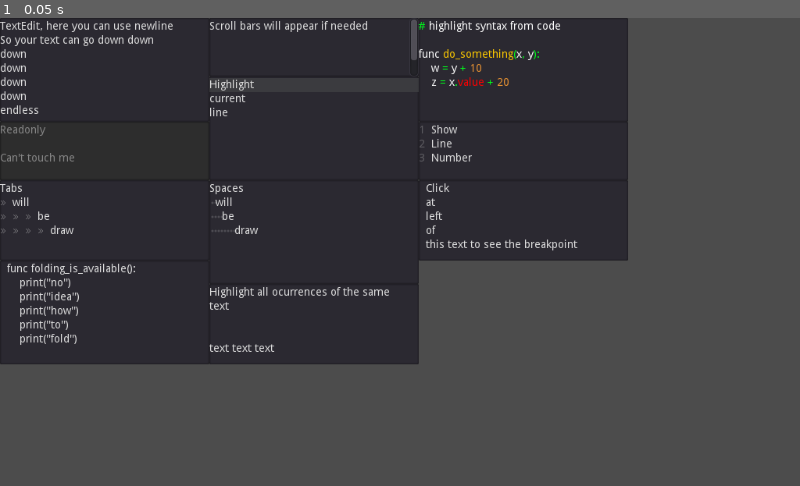
Above: before the commit, frame 1.
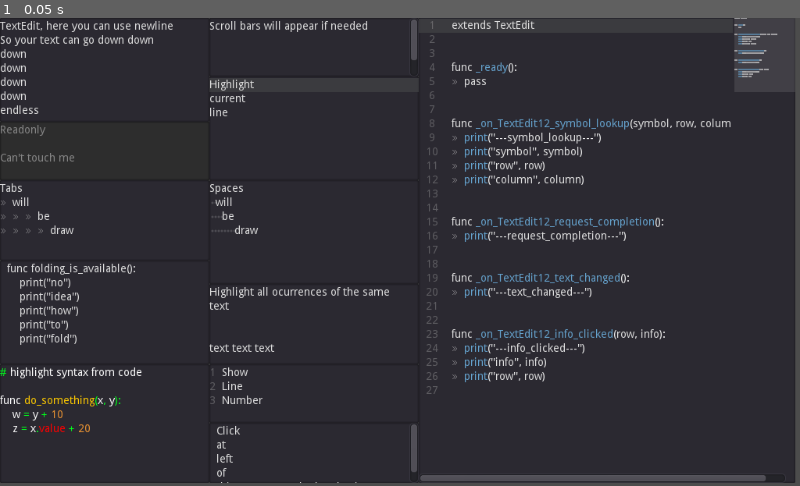
Above: after the commit, the same moment.

Repository: thiagola92/learning-godot
Game: Godot game, scene res://scene/textedit/TextEdit.tscn
The game is run twice, just before and just after one commit, with the same random seed, the same clock (stepped at 60 frames per second) and the same inputs. The project has no main scene, so this scene is started directly.
Inputs:
- Up to frame 1 (0.05 s): no input

The runs differ from the first frame. In frame 1, 46% of the frame differs, in the area x 0-100%, y 0-100%.

Commit message:
Test texteditor

Diff:
--- a/UI/scene/textedit/TextEdit.tscn
+++ b/UI/scene/textedit/TextEdit.tscn
@@ -1,4 +1,6 @@
-[gd_scene format=2]
+[gd_scene load_steps=2 format=2]
+
+[ext_resource path="res://scene/textedit/TextEdit12.gd" type="Script" id=1]
 
 [node name="Node2D" type="Node2D"]
 
@@ -47,10 +49,10 @@
 }
 
 [node name="TextEdit9" type="TextEdit" parent="."]
-margin_left = 536.0
-margin_top = 208.0
-margin_right = 804.0
-margin_bottom = 311.0
+margin_left = 268.0
+margin_top = 519.0
+margin_right = 536.0
+margin_bottom = 596.0
 text = "Click
 at
 left
@@ -89,10 +91,10 @@
 }
 
 [node name="TextEdit6" type="TextEdit" parent="."]
-margin_left = 536.0
-margin_top = 133.0
-margin_right = 804.0
-margin_bottom = 208.0
+margin_left = 268.0
+margin_top = 444.0
+margin_right = 536.0
+margin_bottom = 519.0
 text = "Show
 Line
 Number"
@@ -102,9 +104,9 @@
 }
 
 [node name="TextEdit5" type="TextEdit" parent="."]
-margin_left = 536.0
-margin_right = 804.0
-margin_bottom = 133.0
+margin_top = 444.0
+margin_right = 268.0
+margin_bottom = 596.0
 custom_colors/member_variable_color = Color( 1, 0, 0, 1 )
 custom_colors/code_folding_color = Color( 1, 0.376471, 0, 1 )
 custom_colors/function_color = Color( 1, 0.796078, 0, 1 )
@@ -166,3 +168,54 @@
 __meta__ = {
 "_edit_use_anchors_": false
 }
+
+[node name="TextEdit12" type="TextEdit" parent="."]
+margin_left = 536.0
+margin_top = -1.0
+margin_right = 1018.0
+margin_bottom = 596.0
+text = "extends TextEdit
+
+
+func _ready():
+	pass
+
+
+func _on_TextEdit12_symbol_lookup(symbol, row, column):
+	print(\"---symbol_lookup---\")
+	print(\"symbol\", symbol)
+	print(\"row\", row)
+	print(\"column\", column)
+
+
+func _on_TextEdit12_request_completion():
+	print(\"---request_completion---\")
+
+
+func _on_TextEdit12_text_changed():
+	print(\"---text_changed---\")
+
+
+func _on_TextEdit12_info_clicked(row, info):
+	print(\"---info_clicked---\")
+	print(\"info\", info)
+	print(\"row\", row)
+"
+highlight_current_line = true
+syntax_highlighting = true
+show_line_numbers = true
+draw_tabs = true
+breakpoint_gutter = true
+fold_gutter = true
+highlight_all_occurrences = true
+minimap_draw = true
+script = ExtResource( 1 )
+__meta__ = {
+"_edit_use_anchors_": false
+}
+[connection signal="breakpoint_toggled" from="TextEdit12" to="TextEdit12" method="_on_TextEdit12_breakpoint_toggled"]
+[connection signal="cursor_changed" from="TextEdit12" to="TextEdit12" method="_on_TextEdit12_cursor_changed"]
+[connection signal="info_clicked" from="TextEdit12" to="TextEdit12" method="_on_TextEdit12_info_clicked"]
+[connection signal="request_completion" from="TextEdit12" to="TextEdit12" method="_on_TextEdit12_request_completion"]
+[connection signal="symbol_lookup" from="TextEdit12" to="TextEdit12" method="_on_TextEdit12_symbol_lookup"]
+[connection signal="text_changed" from="TextEdit12" to="TextEdit12" method="_on_TextEdit12_text_changed"]
--- /dev/null
+++ b/UI/scene/textedit/TextEdit12.gd
@@ -0,0 +1,36 @@
+extends TextEdit
+
+
+func _ready():
+	pass
+
+
+func _on_TextEdit12_symbol_lookup(symbol, row, column):
+	print("---symbol_lookup---")
+	print("symbol", symbol)
+	print("row", row)
+	print("column", column)
+
+
+func _on_TextEdit12_request_completion():
+	print("---request_completion---")
+
+
+func _on_TextEdit12_text_changed():
+	print("---text_changed---")
+
+
+func _on_TextEdit12_info_clicked(row, info):
+	print("---info_clicked---")
+	print("info", info)
+	print("row", row)
+
+
+func _on_TextEdit12_cursor_changed():
+	print("---cursor_changed---")
+	pass
+
+
+func _on_TextEdit12_breakpoint_toggled(row):
+	print("---breakpoint_toggled---")
+	print("row", row)
